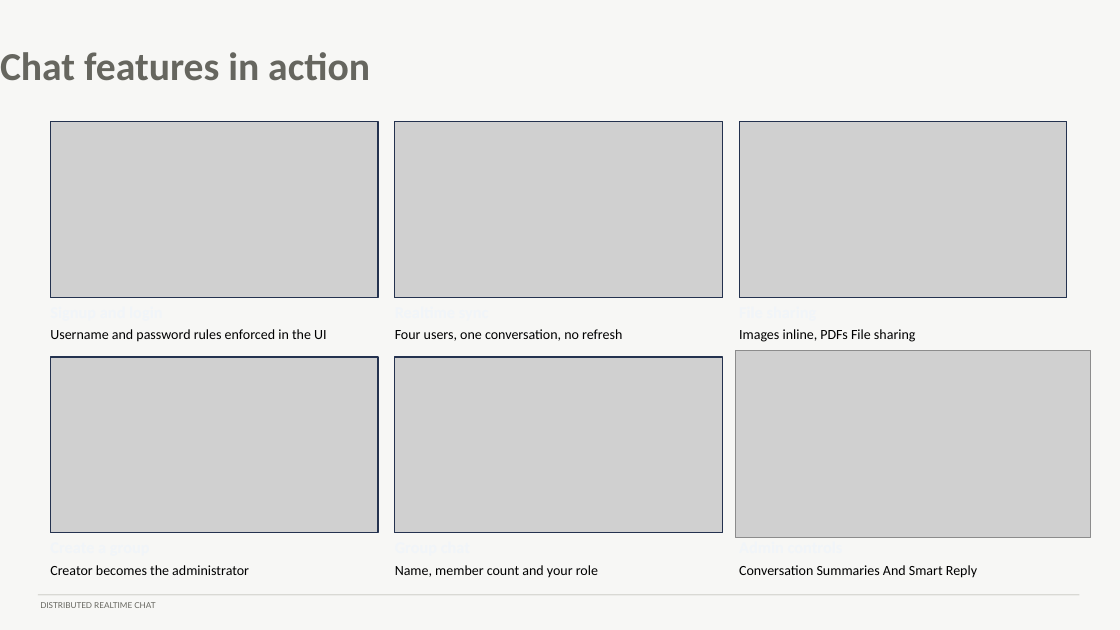
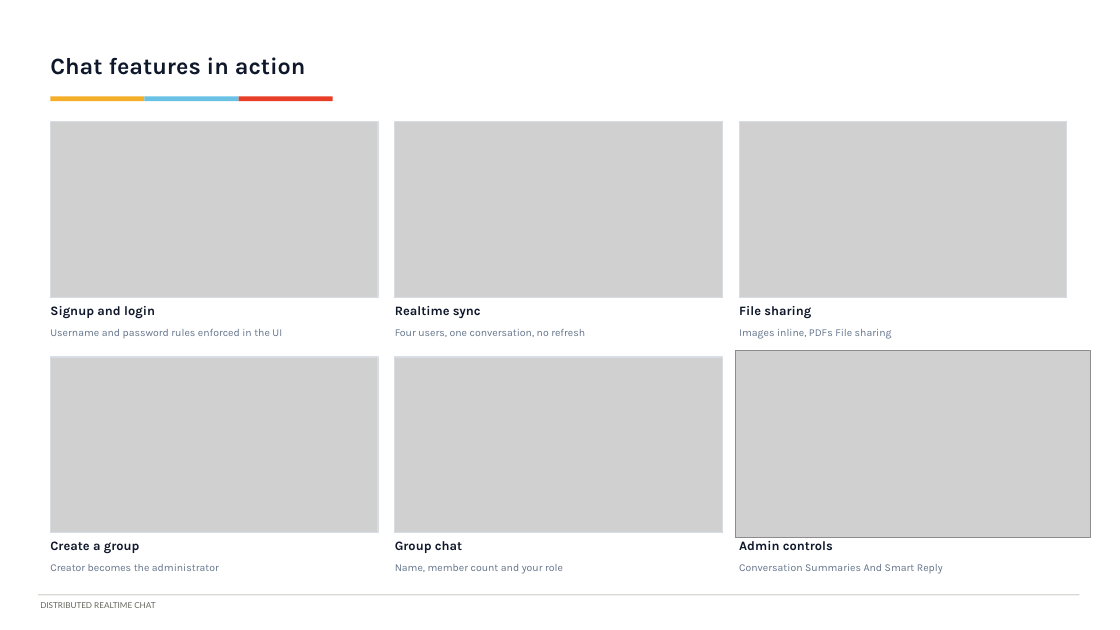
Before and after one commit to vishrutbhushan/distributed-realtime-chat, a slide deck: slide 6 of distributed-realtime-chat-demo.pptx. Drawn at 1120x630 pixels with LibreOffice and Linux fonts; fonts in the diff are those of the drawing; grey boxes stand for pictures. Boxes give left, top, right and bottom in pixels: in the first picture for what was removed or moved away, otherwise in the second. Text is boxed around its words. In the diff, an @@ line names an element or a change of style, - is before the commit and + after.

```diff
--- a/distributed-realtime-chat-demo.pptx
+++ b/distributed-realtime-chat-demo.pptx
@@ background #F7F7F5 to #FFFFFF @@
@@ title "Chat features in action": place and size @@
-title "Chat features in action" at (0,52,370,81)
+title "Chat features in action" at (50,57,306,75)
@@ title "Chat features in action" at (50,57,306,75): size 34 to 20 pt, font Calibri to Karla, text colour #66665F to #0F172A @@
@@ rectangle added at (50,97,145,102), fill #F5AE29 @@
@@ rectangle added at (145,97,239,102), fill #69C2E4 @@
@@ rectangle added at (239,97,333,102), fill #E83D26 @@
@@ outline #24324F 1 pt to #D7DDE3 1 pt in 5 elements at (395,122,723,297), (739,122,1067,297), (50,357,378,533), (395,357,723,533), (50,122,378,297) @@
@@ text added at (50,306,155,319), 11 pt, text #0F172A, bold @@
+Signup and login
@@ text added at (395,306,481,318), 11 pt, text #0F172A, bold @@
+Realtime sync
@@ text added at (739,306,811,319), 11 pt, text #0F172A, bold @@
+File sharing
@@ text added at (50,541,140,554), 11 pt, text #0F172A, bold @@
+Create a group
@@ text added at (395,541,462,553), 11 pt, text #0F172A, bold @@
+Group chat
@@ size 12 to 9 pt, font Calibri to Karla, text colour #000000 to #64748B in 6 elements at (50,329,282,338), (395,329,585,337), (739,329,892,339), (50,564,219,571), (395,564,563,574), (739,564,943,574) @@
@@ text added at (739,541,833,550), 11 pt, text #0F172A, bold @@
+Admin controls
```
Also in this commit, not shown: 8 other slides changed, 1 other file.
